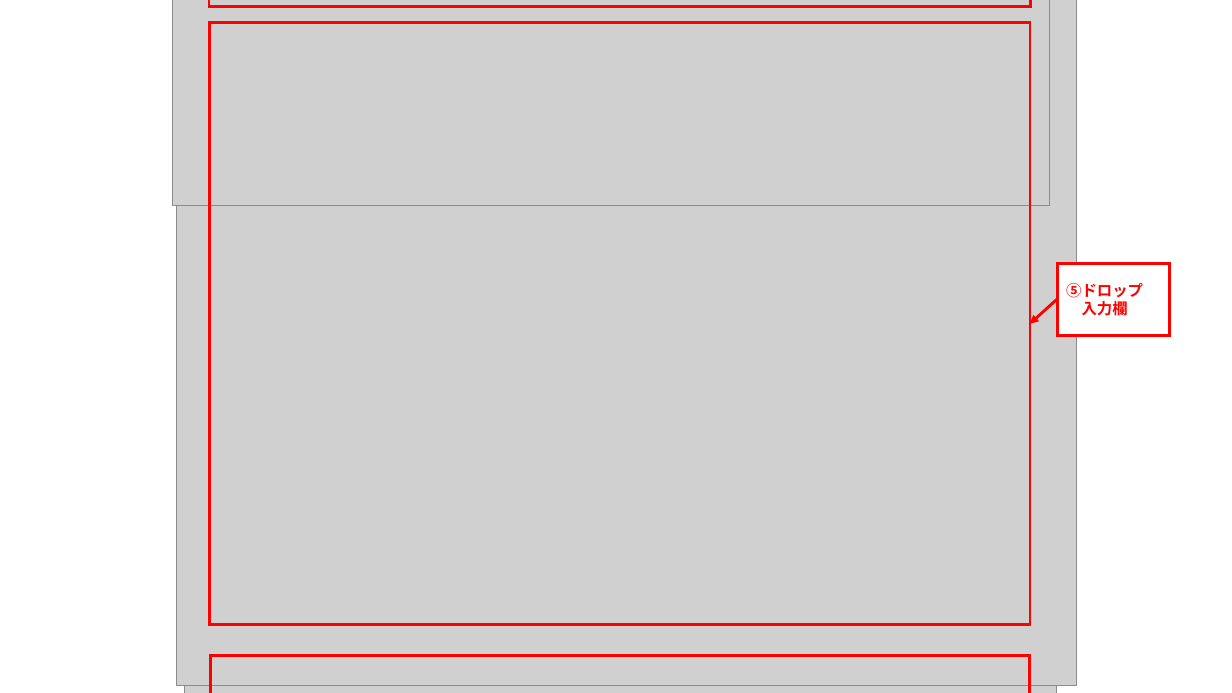
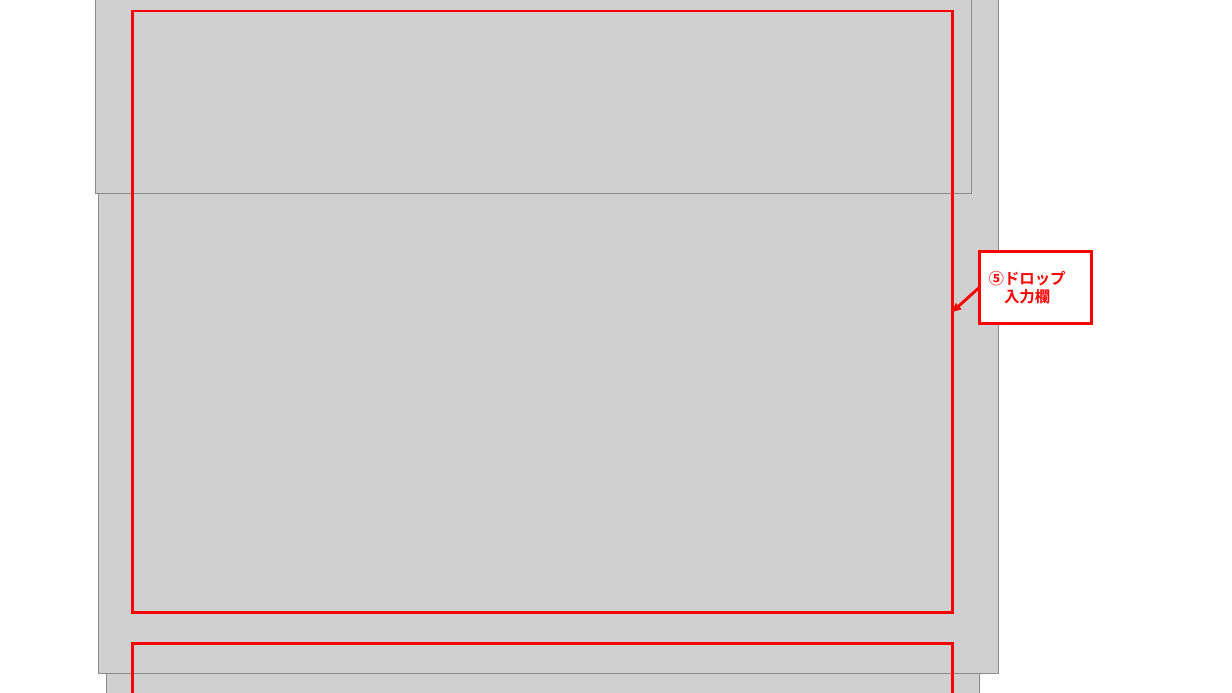
Before and after one commit to ramune428/lhtrpg_webapp_challenge, a slide deck: slide 4 of スクリーンショット_使い方_エネミー.pptx. Drawn at 1232x693 pixels with LibreOffice and Linux fonts; fonts in the diff are those of the drawing; grey boxes stand for pictures. Boxes give left, top, right and bottom in pixels: in the first picture for what was removed or moved away, otherwise in the second. Text is boxed around its words. In the diff, an @@ line names an element or a change of style, - is before the commit and + after.

```diff
--- a/スクリーンショット_使い方_エネミー.pptx
+++ b/スクリーンショット_使い方_エネミー.pptx
@@ rectangle removed at (209, 0, 1031, 7) @@
@@ rectangle "⑤ドロップ": place and size @@
-rectangle "⑤ドロップ" at (1057, 263, 1169, 335)
+rectangle "⑤ドロップ" at (980, 251, 1092, 323)
@@ 3 pictures, 1 rectangle, 1 arrow: place and size @@
-3 pictures, 1 rectangle, 1 arrow at (173, 0, 1077, 693)
+3 pictures, 1 rectangle, 1 arrow at (95, 0, 999, 693)
@@ rectangle: place and size @@
-rectangle at (210, 656, 1030, 693)
+rectangle at (133, 644, 953, 693)
```
Also in this commit, not shown: 3 slides added.
